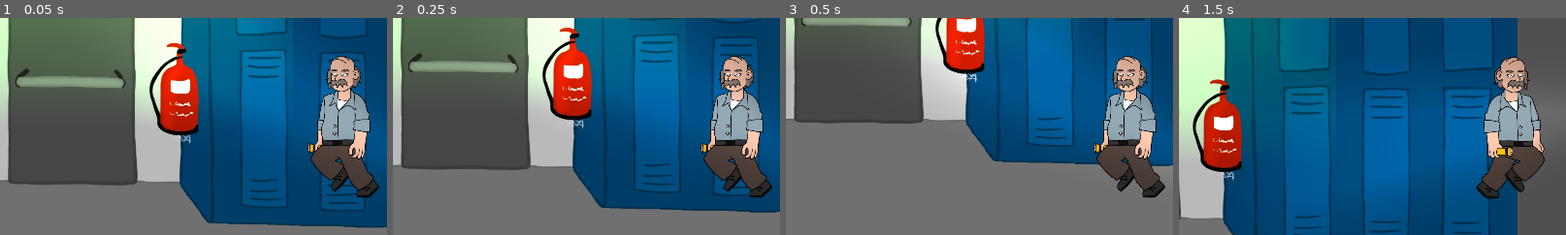
Above: before the commit, frames 1-4 (left to right).
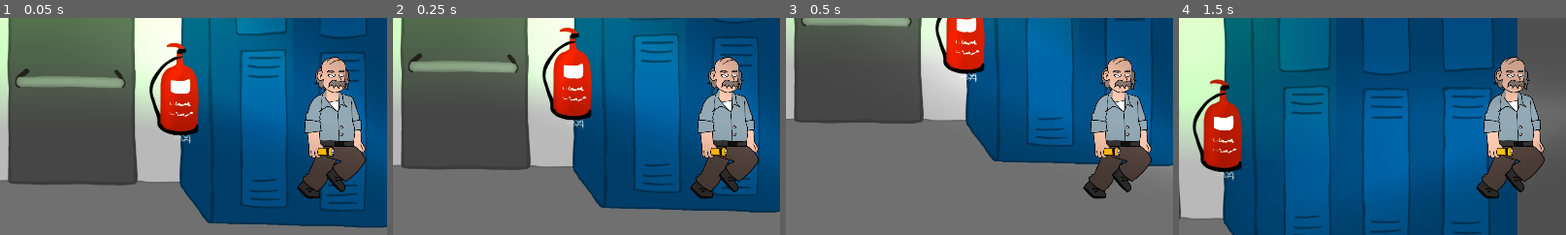
Above: after the commit, the same moments.

Repository: lennovative/ggj21
Game: Godot game, scene res://Scenes/Level.tscn
Same seed, same stepped clock (60 frames per second), same inputs: the game is played once before the commit and once after it.
Inputs (mouse positions are % of the whole screen's width and height, from its top left):
- Up to frame 1 (0.05 s): no input
- Up to frame 2 (0.25 s): no input
- Up to frame 3 (0.5 s): no input
- Up to frame 4 (1.5 s): move the mouse to (72, 45) at 0.52 s; hold D (right_button) from 0.53 s (still down); tap Space (jump_button) at 0.77 s; move the mouse to (30, 55) at 1.27 s
The pictures show only the part of the screen within x 6-56%, y 25-75%; the shares and areas given below are measured in that part.

The runs differ from the first frame. In frame 1, 5.9% of the frame differs, in the area x 76-98%, y 17-84%; in frame 2, 5.9%; in frame 3, 5.9%; in frame 4, nothing differs.

Commit message:
player scene fix

Diff:
--- a/Scenes/Player.tscn
+++ b/Scenes/Player.tscn
@@ -71,8 +71,7 @@
 "values": [ 3 ]
 }
 
-[sub_resource type="Animation" id=3]
-resource_name = "walkleft"
+[sub_resource type="Animation" id=6]
 length = 0.7
 tracks/0/type = "value"
 tracks/0/path = NodePath("Sprite:frame")
@@ -87,8 +86,7 @@
 "values": [ 10, 11, 12, 13, 14, 15, 16, 17 ]
 }
 
-[sub_resource type="Animation" id=4]
-resource_name = "walkright"
+[sub_resource type="Animation" id=7]
 length = 0.7
 tracks/0/type = "value"
 tracks/0/path = NodePath("Sprite:frame")
@@ -115,12 +113,12 @@
 texture = ExtResource( 1 )
 vframes = 5
 hframes = 5
-frame = 17
+frame = 3
 region_rect = Rect2( 52.5382, -70.0261, 2927.97, 2497.59 )
 
 [node name="CollisionShape2D" type="CollisionShape2D" parent="."]
 position = Vector2( -14.8325, 4.89877 )
-shape = SubResource( 9 )
+shape = SubResource( 1 )
 
 [node name="light_cone" type="Light2D" parent="."]
 position = Vector2( -1.92059, -6.08856 )
@@ -132,9 +130,9 @@
 shadow_color = Color( 1, 1, 1, 0 )
 
 [node name="AnimationPlayer" type="AnimationPlayer" parent="."]
-anims/idleleft = SubResource( 5 )
-anims/idleright = SubResource( 6 )
-anims/jumpleft = SubResource( 7 )
-anims/jumpright = SubResource( 8 )
-anims/walkleft = SubResource( 3 )
-anims/walkright = SubResource( 4 )
+anims/idleleft = SubResource( 2 )
+anims/idleright = SubResource( 3 )
+anims/jumpleft = SubResource( 4 )
+anims/jumpright = SubResource( 5 )
+anims/walkleft = SubResource( 6 )
+anims/walkright = SubResource( 7 )
Not shown: 4 places in Scenes/Player.tscn that only renumber resources
